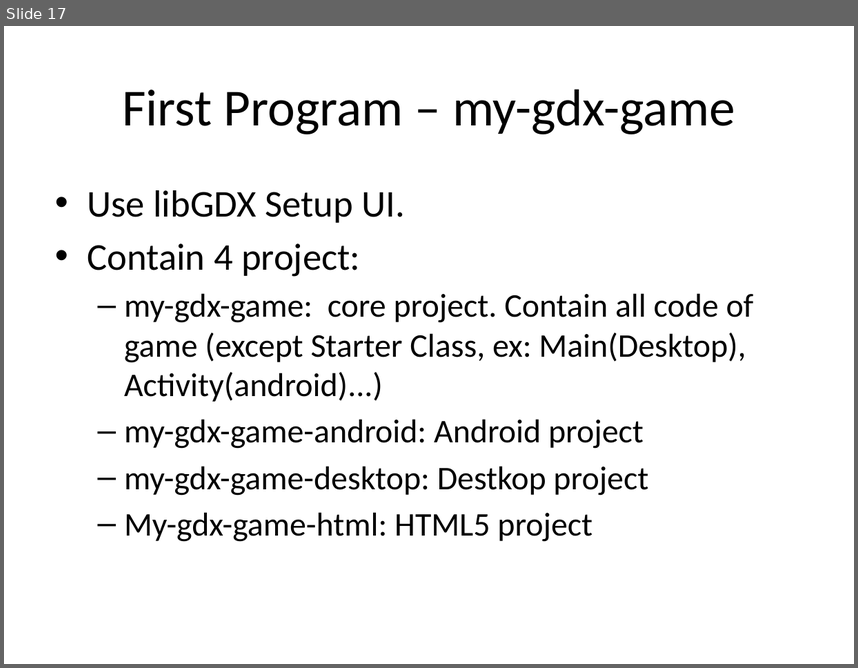
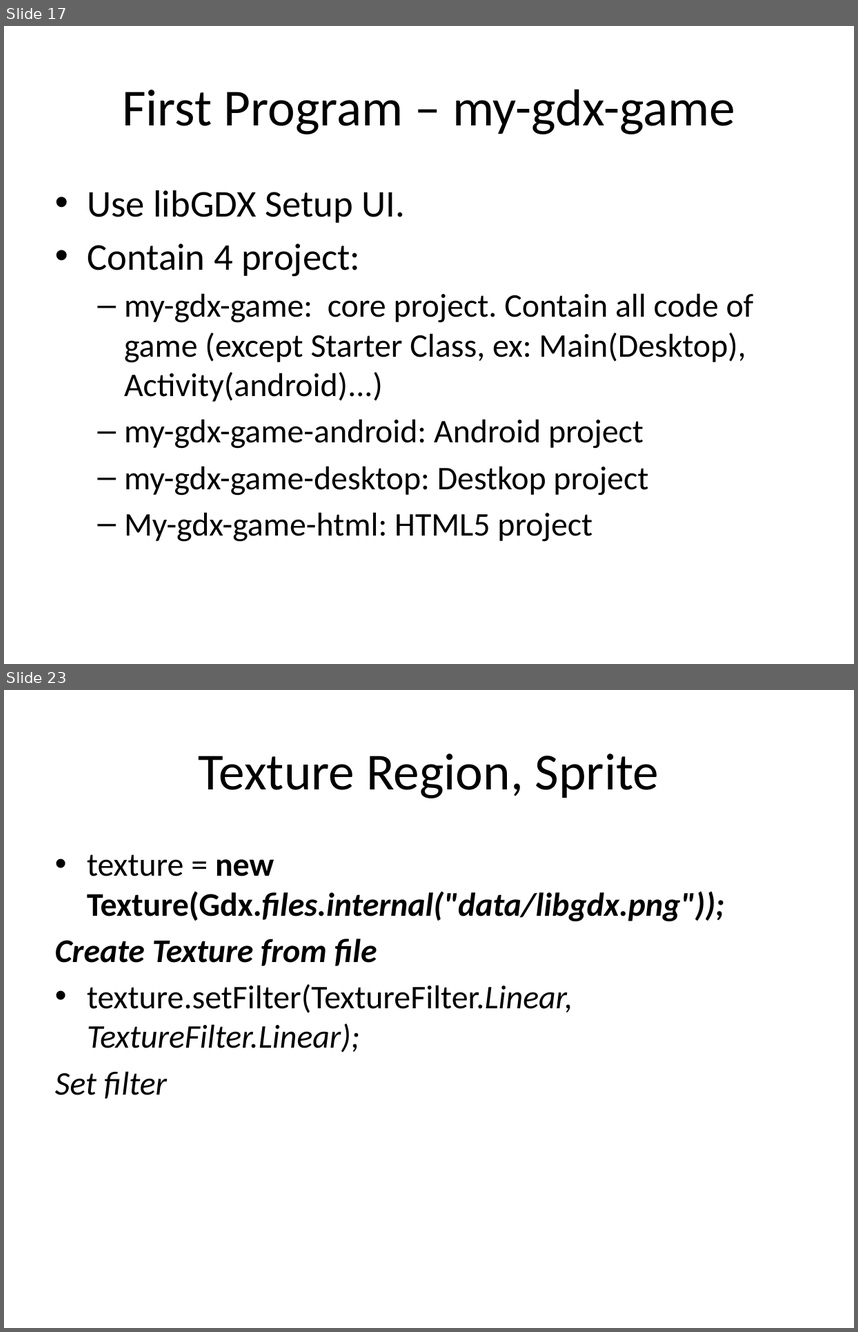
Before and after one commit to duchien85/my-gdxgame, a slide deck: Teaching/Bài 01 - Giới thiệu về Android, LibGdx.pptx. Shown one above the other, each under a label of ours: slide 17 before the commit, slides 17 and 23 after it; the slides between them are not shown. The pictures are 858x668 and 858x1332 pixels, drawn with LibreOffice and Linux fonts; fonts in the diff are those of the drawing. Boxes give left, top, right and bottom in pixels: in the first picture for what was removed or moved away, otherwise in the second. Text is boxed around its words. In the diff, an @@ line names an element or a change of style, - is before the commit and + after.

```diff
--- a/Teaching/Bài 01 - Giới thiệu về Android, LibGdx.pptx
+++ b/Teaching/Bài 01 - Giới thiệu về Android, LibGdx.pptx
@@ slide 23 added at [4,690,854,1328], background #FFFFFF @@
@@ title added at [199,753,659,798], 44 pt, text #000000 @@
+Texture Region, Sprite
@@ text added at [55,854,724,1098], 28 pt, text #000000, italic @@
+• texture = new Texture(Gdx.files.internal("data/libgdx.png"));
+Create Texture from file
+• texture.setFilter(TextureFilter.Linear, TextureFilter.Linear);
+Set filter
```
Also in this commit, not shown: 66 other slides added, 1 other file.
